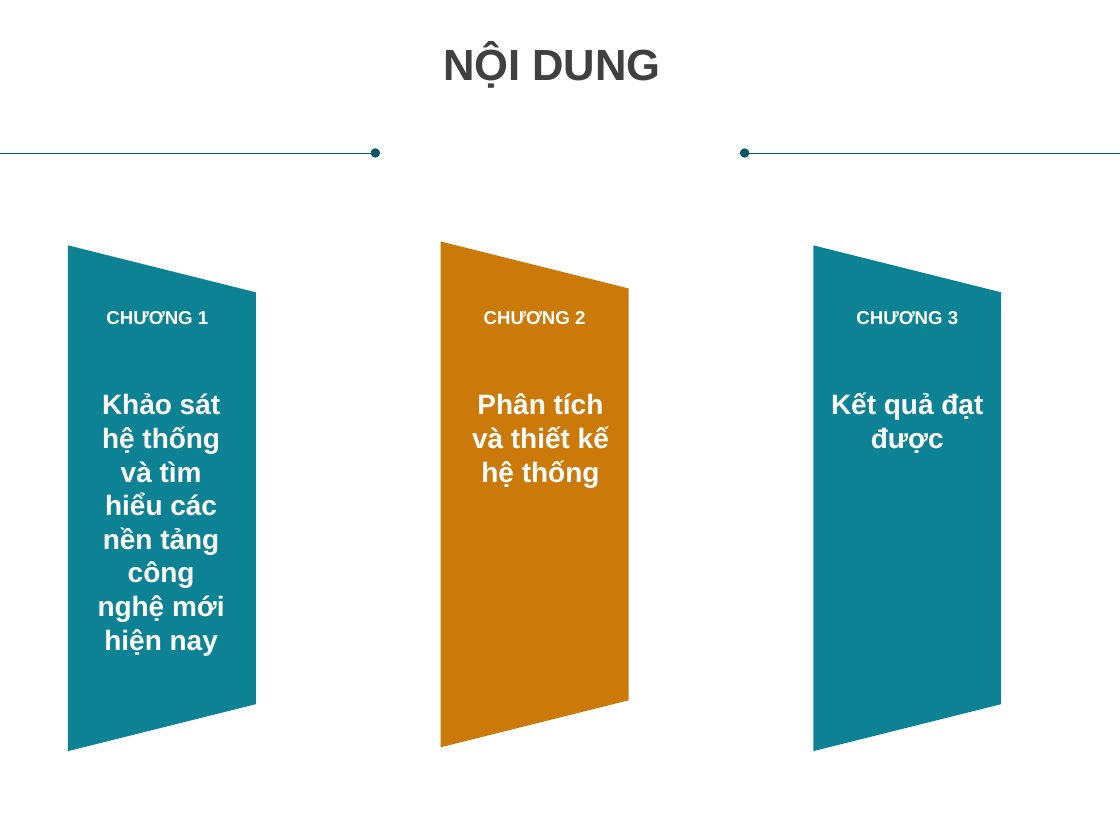
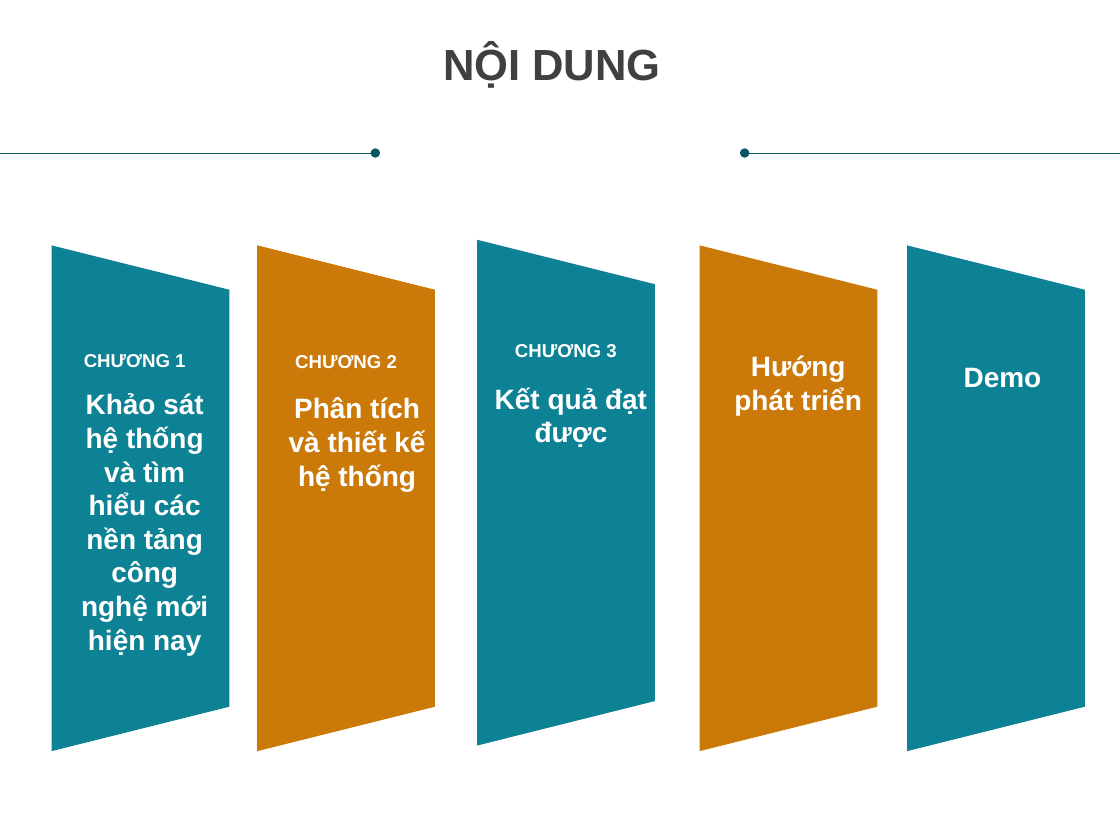
Before and after one commit to nguyenthequyen/AgriculturalProducts, a slide deck: slide 2 of Document/NTQUYEN-DATN.pptx. Drawn at 1120x840 pixels with LibreOffice and Linux fonts; fonts in the diff are those of the drawing. Boxes give left, top, right and bottom in pixels: in the first picture for what was removed or moved away, otherwise in the second. Text is boxed around its words. In the diff, an @@ line names an element or a change of style, - is before the commit and + after.

```diff
--- a/Document/NTQUYEN-DATN.pptx
+++ b/Document/NTQUYEN-DATN.pptx
@@ trapezoid: place and size @@
-trapezoid at (813,245,1001,752)
+trapezoid at (477,239,655,745)
@@ trapezoid: place and size @@
-trapezoid at (68,245,256,752)
+trapezoid at (52,246,230,752)
@@ trapezoid: place and size @@
-trapezoid at (441,242,629,748)
+trapezoid at (257,246,435,752)
@@ trapezoid added at (699,246,878,752), fill #CB7A09 @@
@@ trapezoid added at (907,246,1085,752), fill #0D8295 @@
@@ text "CHƯƠNG 1": place and size @@
-text "CHƯƠNG 1" at (106,311,208,324)
+text "CHƯƠNG 1" at (84,354,185,367)
@@ text "CHƯƠNG 2": place and size @@
-text "CHƯƠNG 2" at (484,311,585,325)
+text "CHƯƠNG 2" at (295,355,397,369)
@@ text "CHƯƠNG 3": place and size @@
-text "CHƯƠNG 3" at (856,311,958,325)
+text "CHƯƠNG 3" at (515,344,616,358)
@@ text added at (734,355,862,415), 18 pt, text #FFFFFF, bold @@
+Hướng phát triển
@@ text "Khảo sát hệ thống và ...": place and size @@
-text "Khảo sát hệ thống và ..." at (98,393,225,655)
+text "Khảo sát hệ thống và ..." at (81,393,209,655)
@@ text "Kết quả đạt được": place and size @@
-text "Kết quả đạt được" at (831,393,983,453)
+text "Kết quả đạt được" at (495,387,647,447)
@@ text added at (964,367,1042,388), 18 pt, text #FFFFFF, bold @@
+Demo
@@ text "Phân tích và thiết kế ...": place and size @@
-text "Phân tích và thiết kế ..." at (472,393,609,487)
+text "Phân tích và thiết kế ..." at (289,397,425,491)
```
Also in this commit, not shown: 1 other slide changed, 3 slides added, 52 other files.
